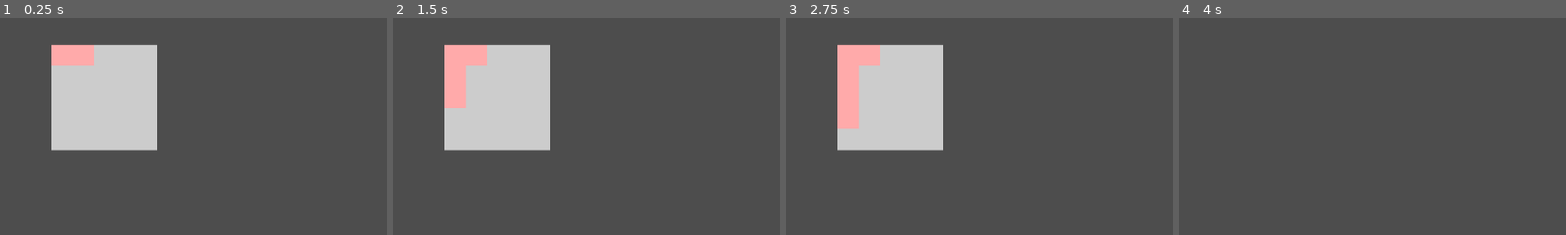
Above: before the commit, frames 1-4 (left to right).
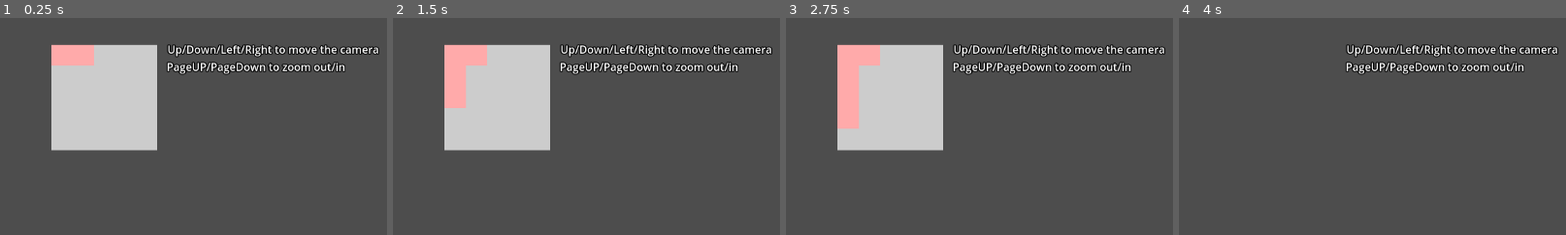
Above: after the commit, the same moments.

Repository: Infini-Creation/MazeLibrary
Game: Godot game, scene res://scenes/interactive_maze.tscn
Same seed, same stepped clock (60 frames per second), same inputs: the game is played once before the commit and once after it. The project has no main scene, so this scene is started directly.
Inputs:
- Up to frame 1 (0.25 s): no input
- Up to frame 2 (1.5 s): click "Start" at 0.5 s; click "Start" at 1.25 s
- Up to frame 3 (2.75 s): click "Pause" at 2 s
- Up to frame 4 (4 s): hold Right (ui_right) 2.78-3.53 s; hold Down (ui_down) from 3.53 s (still down)
The pictures show only the part of the screen within x 23-73%, y 0-50%; the shares and areas given below are measured in that part.

The runs differ from the first frame. In frame 1, 3.3% of the frame differs, in the area x 43-98%, y 12-27%; in frame 2, 3.3%; in frame 3, 3.3%; in frame 4, 3.3%.

Commit message:
Update maze_tml.tscn
add a little help text for camera control

Diff:
--- a/scenes/maze_tml.tscn
+++ b/scenes/maze_tml.tscn
@@ -21,6 +21,7 @@
 handle_input_locally = false
 gui_disable_input = true
 gui_embed_subwindows = true
+sdf_oversize = 0
 size = Vector2i(1024, 512)
 render_target_update_mode = 4
 
@@ -30,3 +31,11 @@
 tile_set = SubResource("TileSet_bsy2n")
 
 [node name="Camera2D" type="Camera2D" parent="SubViewport"]
+
+[node name="Label" type="Label" parent="."]
+layout_mode = 2
+theme_override_constants/outline_size = 6
+text = "                                                                                                                           Up/Down/Left/Right to move the camera
+                                                                                                               PageUP/PageDown to zoom out/in"
+horizontal_alignment = 1
+vertical_alignment = 1
